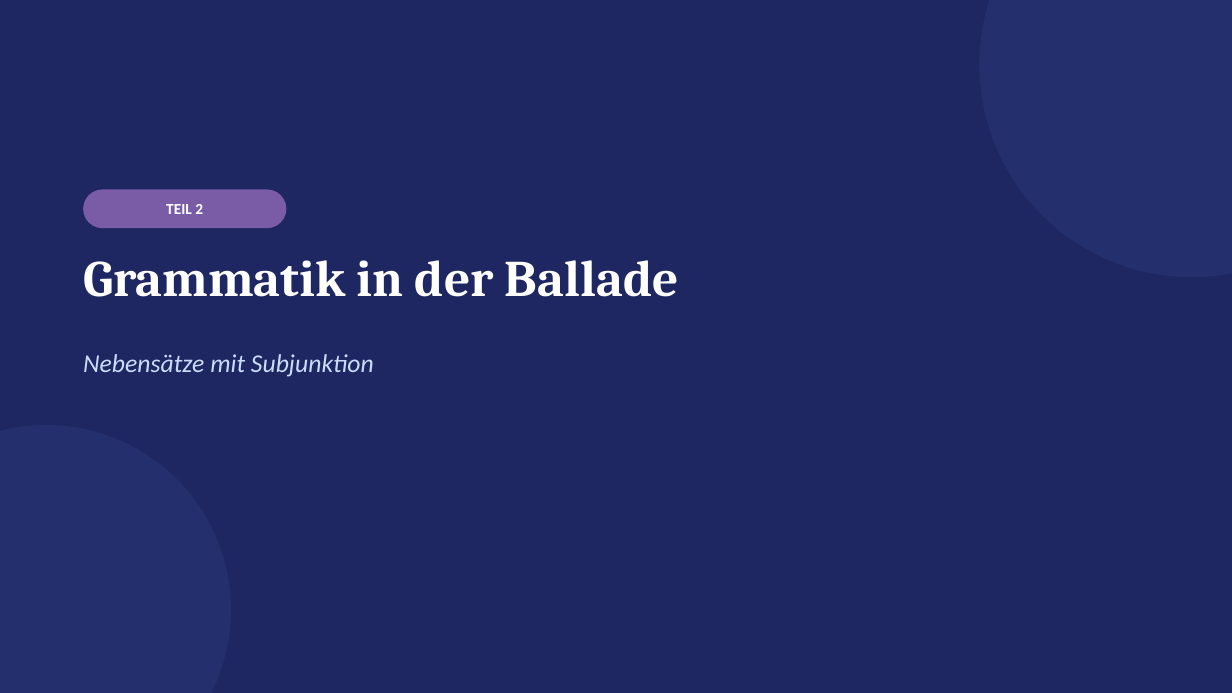
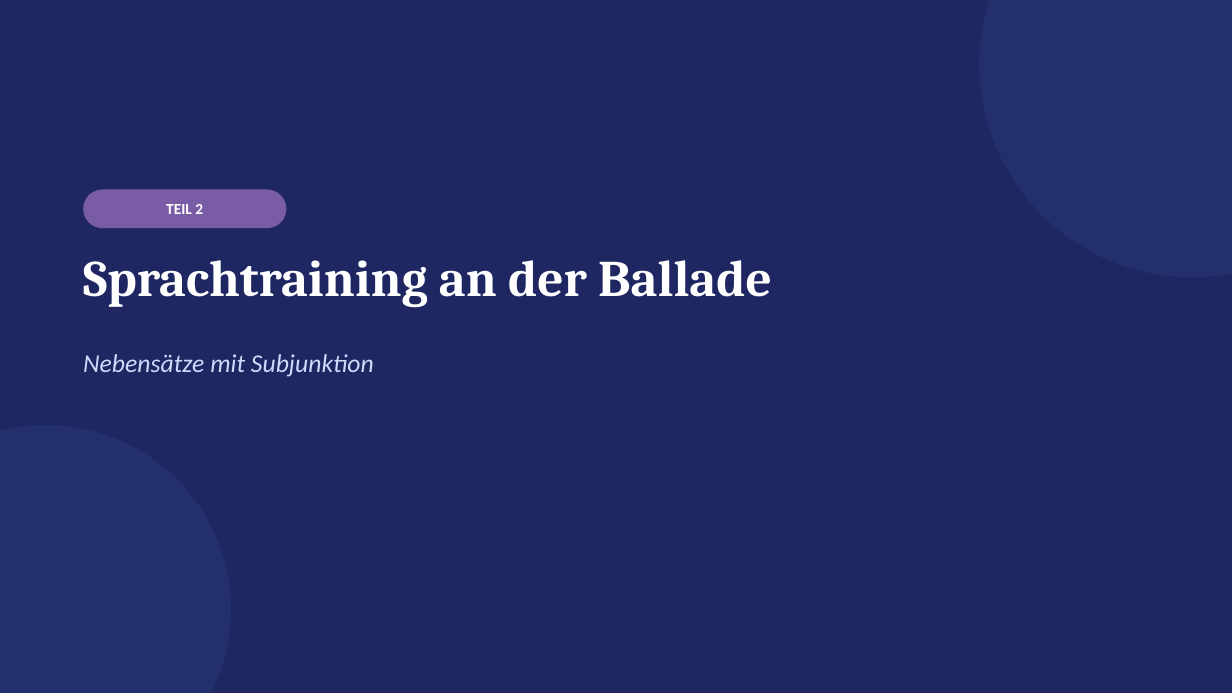
Before and after one commit to golzkonstantin-gif/Schule, a slide deck: slide 8 of Deutsch_7A/Balladen/Woche2/Mittwoch_04-11_Deutsch_7A.pptx. Drawn at 1232x693 pixels with LibreOffice and Linux fonts; fonts in the diff are those of the drawing. Boxes give left, top, right and bottom in pixels: in the first picture for what was removed or moved away, otherwise in the second. Text is boxed around its words. In the diff, an @@ line names an element or a change of style, - is before the commit and + after.

```diff
--- a/Deutsch_7A/Balladen/Woche2/Mittwoch_04-11_Deutsch_7A.pptx
+++ b/Deutsch_7A/Balladen/Woche2/Mittwoch_04-11_Deutsch_7A.pptx
@@ text at [83,260,772,307]: text changed @@
-Grammatik in der Ballade
+Sprachtraining an der Ballade
```
Also in this commit, not shown: 10 other slides changed, 10 other files.
